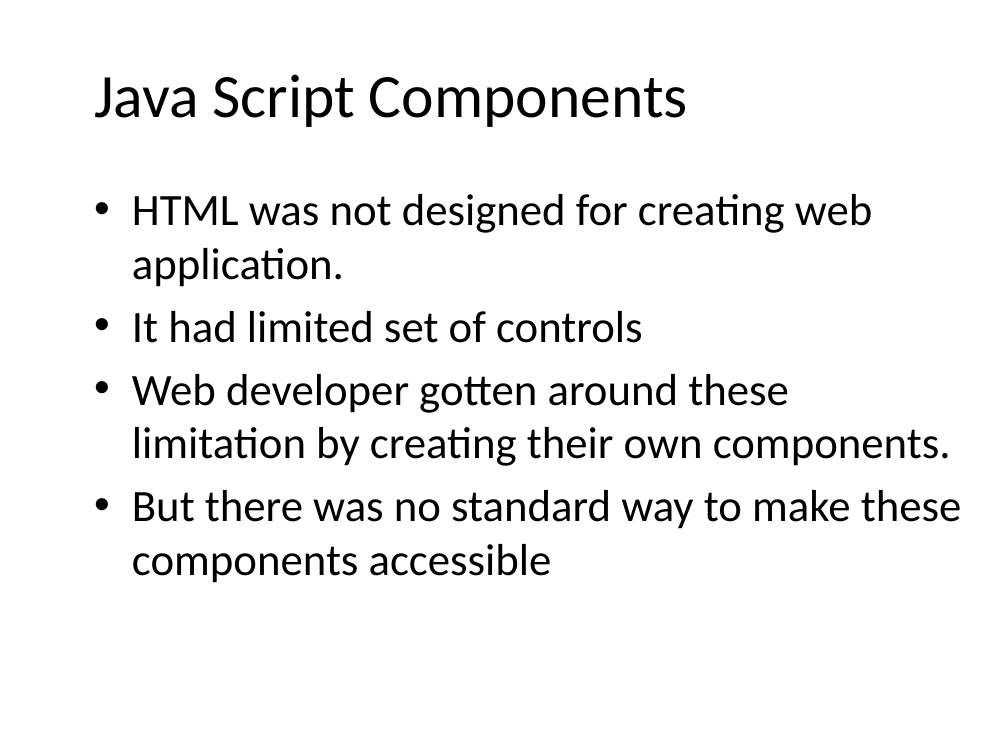
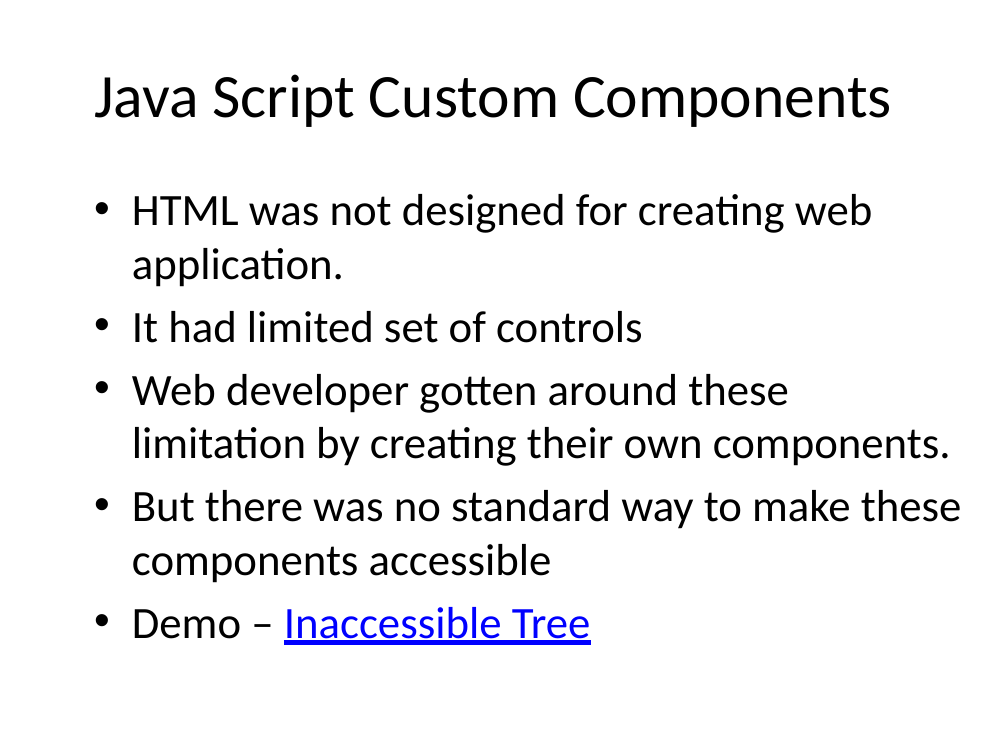
Before and after one commit to punchouty/accessibility, a slide deck: slide 6 of ppt/aria.pptx (slide 5 before the commit). Drawn at 1008x756 pixels with LibreOffice and Linux fonts; fonts in the diff are those of the drawing; background and template pictures are left out. Boxes give left, top, right and bottom in pixels: in the first picture for what was removed or moved away, otherwise in the second. Text is boxed around its words. In the diff, an @@ line names an element or a change of style, - is before the commit and + after.

```diff
--- a/ppt/aria.pptx
+++ b/ppt/aria.pptx
@@ title at (94,74,892,127): text changed @@
-Java Script Components
+Java Script Custom Components
@@ text at (132,607,591,645): paragraph added @@
+• Demo – Inaccessible Tree
```
Also in this commit, not shown: 13 other slides changed, 9 slides added, 2 slides removed, 10 other files.
